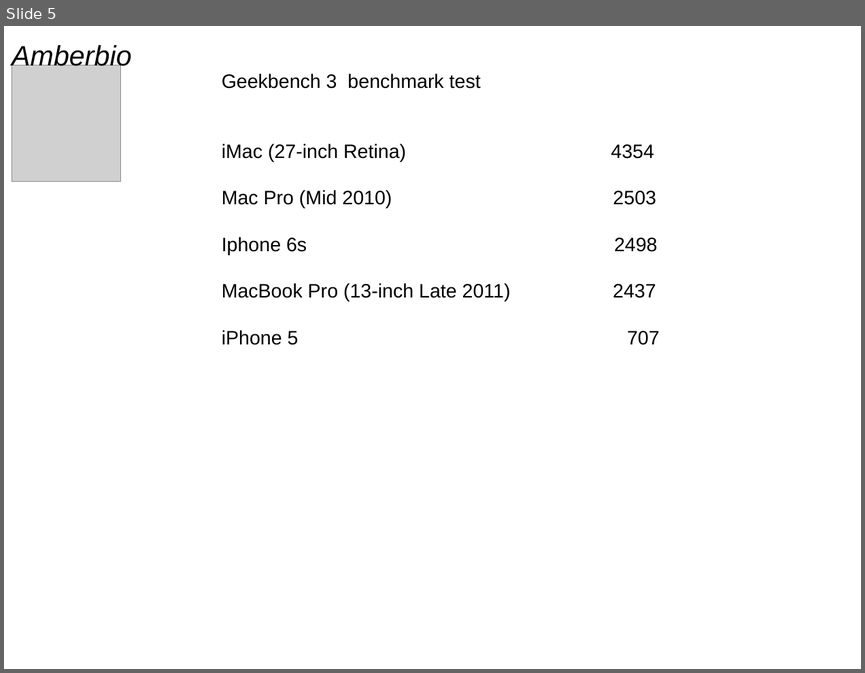
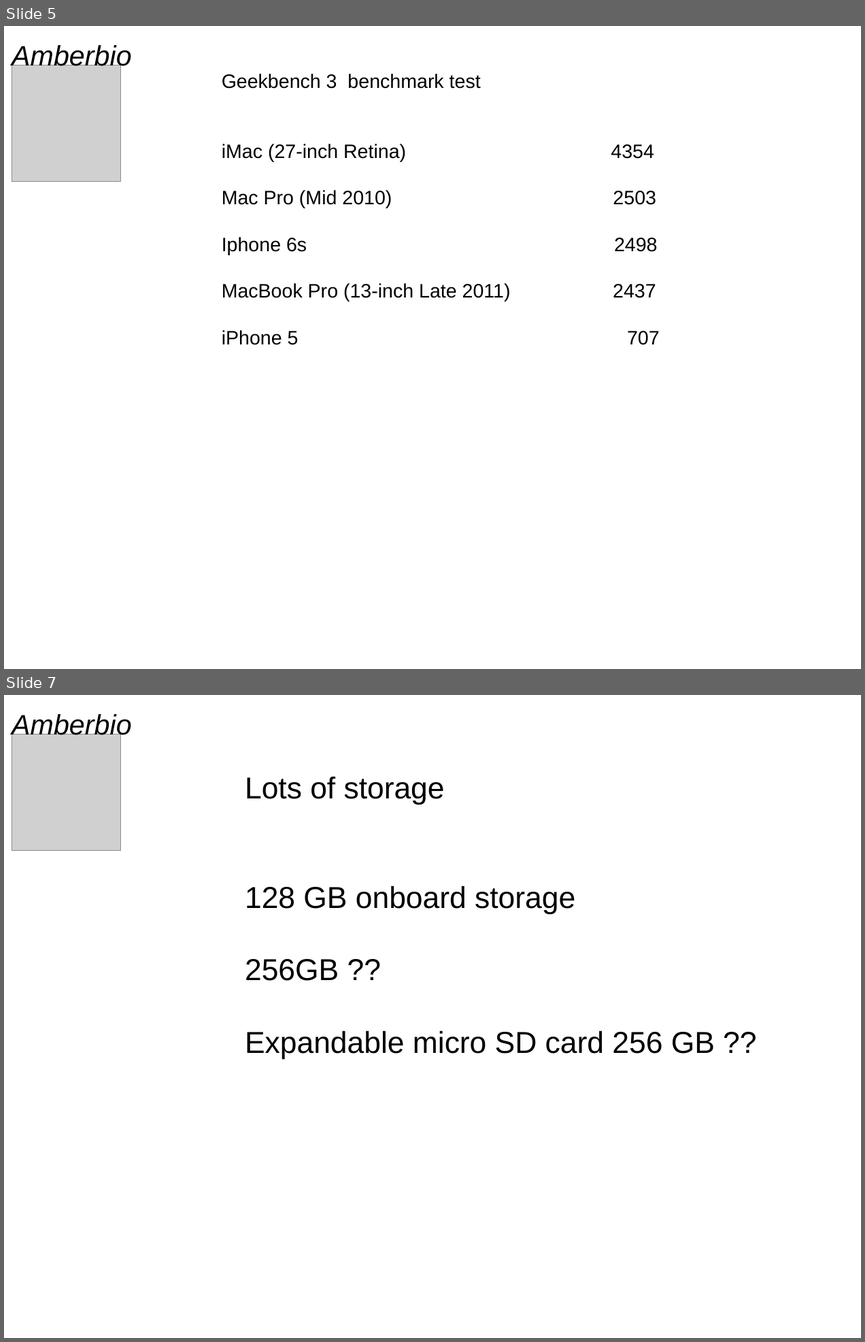
Before and after one commit to morten-krogh/amberbio-www, a slide deck: presentations/BigData.odp. Shown one above the other, each under a label of ours: slide 5 before the commit, slides 5 and 7 after it; the slides between them are not shown. The pictures are 865x673 and 865x1342 pixels, drawn with LibreOffice and Linux fonts; fonts in the diff are those of the drawing; grey boxes stand for pictures. Boxes give left, top, right and bottom in pixels: in the first picture for what was removed or moved away, otherwise in the second. Text is boxed around its words. In the diff, an @@ line names an element or a change of style, - is before the commit and + after.

```diff
--- a/presentations/BigData.odp
+++ b/presentations/BigData.odp
@@ slide 7 added at [4,695,861,1338], background #FFFFFF @@
@@ text added at [11,714,132,740], 26 pt, text #000000, italic @@
+Amberbio
@@ picture added at [11,734,121,851] @@
@@ text added at [245,777,715,1059], 28 pt, text #000000 @@
+Lots of storage
+128 GB onboard storage
+256GB ??
+Expandable micro SD card 256 GB ??
```
Also in this commit, not shown: 3 other slides added.
